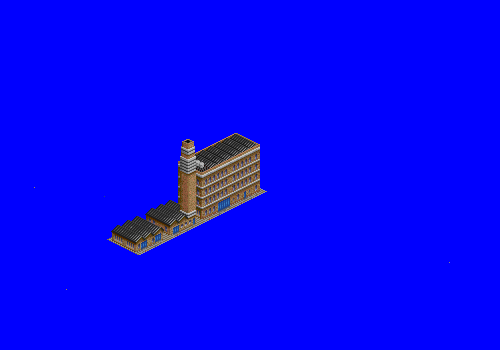
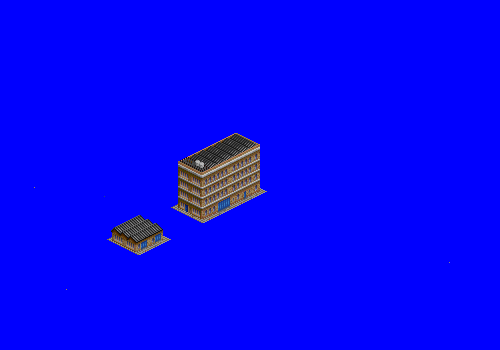
Before/after of a 500×350 layered artwork. What changed in the layer stack:
painted on "warehouse" (2nd of 2, in "warehouse") over <box>111,215,164,245</box>
hid group "boilerhouse" (1st of 2) (3 layers) over <box>139,139,203,239</box>
painted on "mill building" over <box>180,154,260,215</box>
